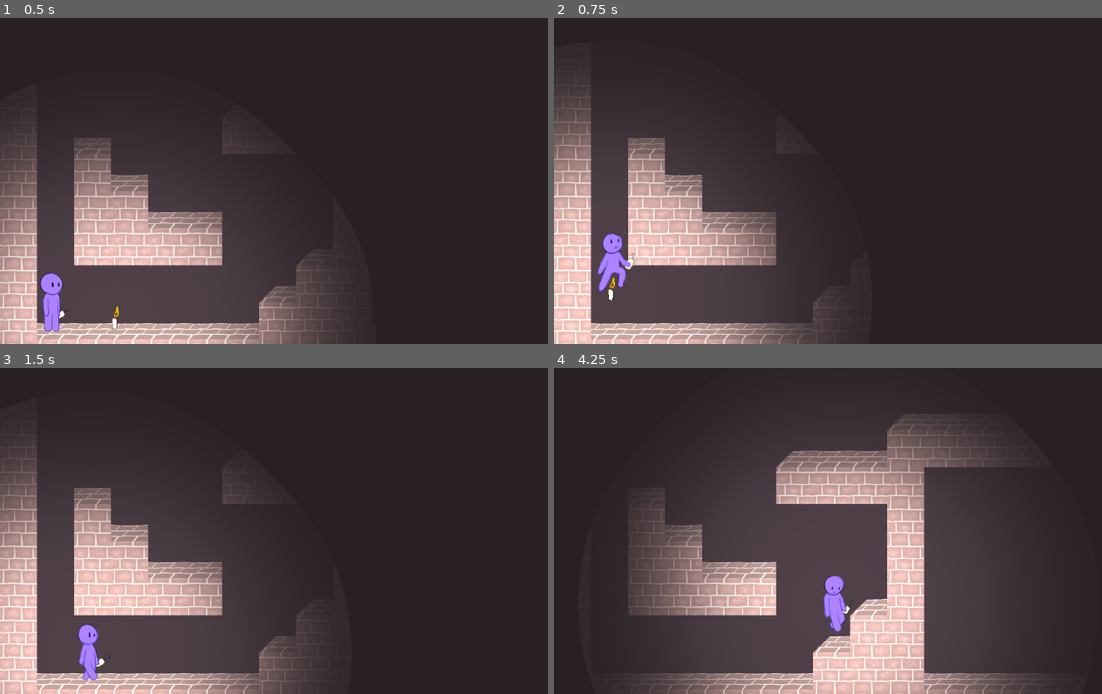
Above: before the commit, frames 1-4 (two rows, left to right).
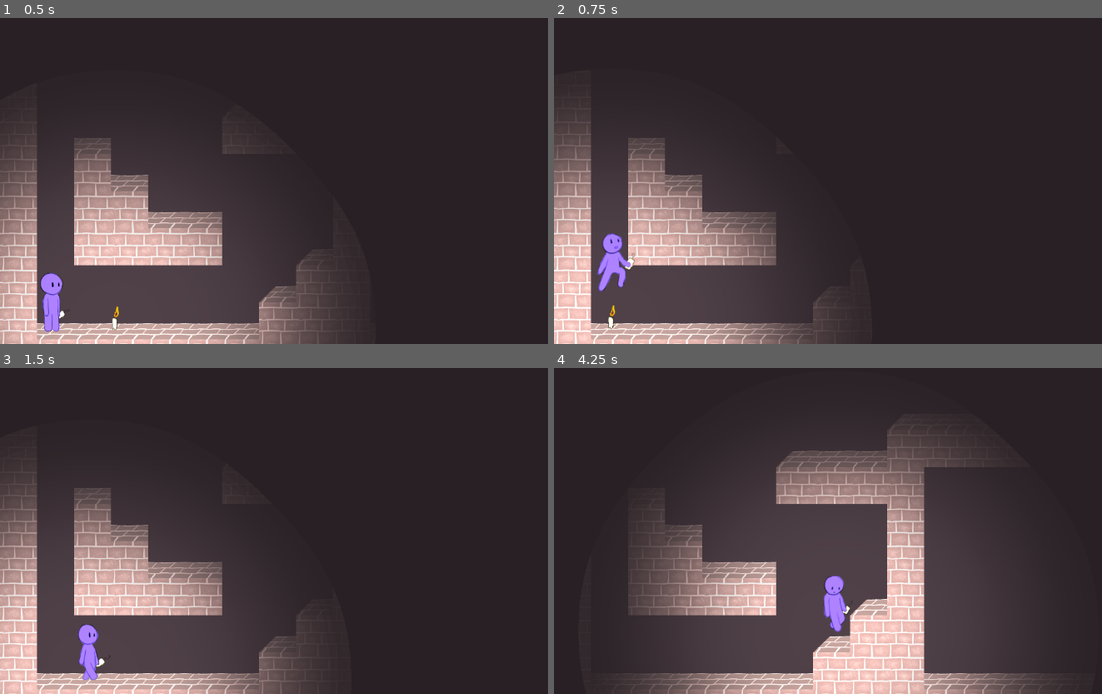
Above: after the commit, the same moments.

Repository: isaacwkm/csgd-capstone-project
Game: Godot game, scene res://scenes/world.tscn
Two runs of this game, one before a commit and one after it. Both use one fixed random seed, a clock stepped at 60 frames per second and the inputs below.
Inputs:
- Up to frame 1 (0.5 s): no input
- Up to frame 2 (0.75 s): tap Enter (ui_accept) at 0.5 s; hold D from 0.53 s (still down); hold E from 0.53 s (still down)
- Up to frame 3 (1.5 s): keep holding D; tap Enter (ui_accept) at 0.77 s; release E at 1.28 s; tap E at 1.35 s
- Up to frame 4 (4.25 s): tap Enter (ui_accept) at 1.52, 3.02, 3.77 s; release D at 2.03 s; hold A 2.03-2.78 s; hold E 2.03-2.78 s; hold D from 2.78 s (still down); tap E at 2.85 s; hold E from 3.53 s (still down)

Frame 1 is identical in both runs. In frame 2, 5.8% of the frame differs, in the area x 0-39%, y 15-96%; in frame 3, 5.7%; in frame 4, 5.8%, in the area x 24-80%, y 14-100%.

Commit message:
Refactor out repeated calls to get_node in candle.gd.

Diff:
--- a/objects/candle.gd
+++ b/objects/candle.gd
@@ -1,5 +1,7 @@
 class_name Candle
 extends RigidBody2D
+
+@onready var _player = $'../PlayerCharacter'
 
 var picked = false
 
@@ -10,14 +12,14 @@
 # Called every frame. 'delta' is the elapsed time since the previous frame.
 func _physics_process(delta: float) -> void:
 	if picked:
-		self.position = get_node("../PlayerCharacter/Marker2D").global_position
+		self.position = _player.global_position
 
 func _input(event: InputEvent) -> void:
 	if(Input.is_key_pressed(KEY_E)):
 		if picked:
 			picked = false
-			get_node("../PlayerCharacter").canPick = true
+			_player.canPick = true
 		else:
-			if get_node("../PlayerCharacter").canPick == true:
+			if _player.canPick:
 				picked = true
-				get_node("../PlayerCharacter").canPick = false
+				_player.canPick = false
